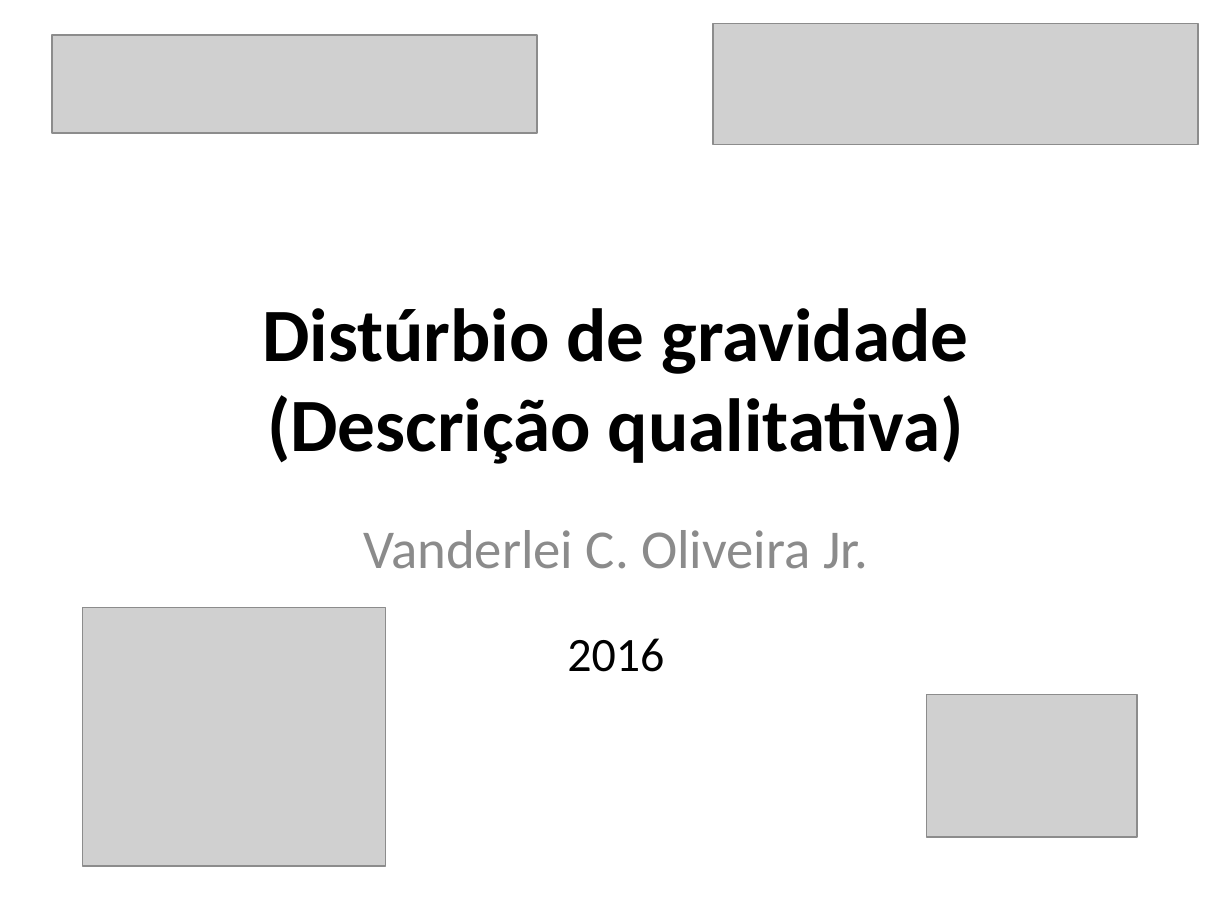
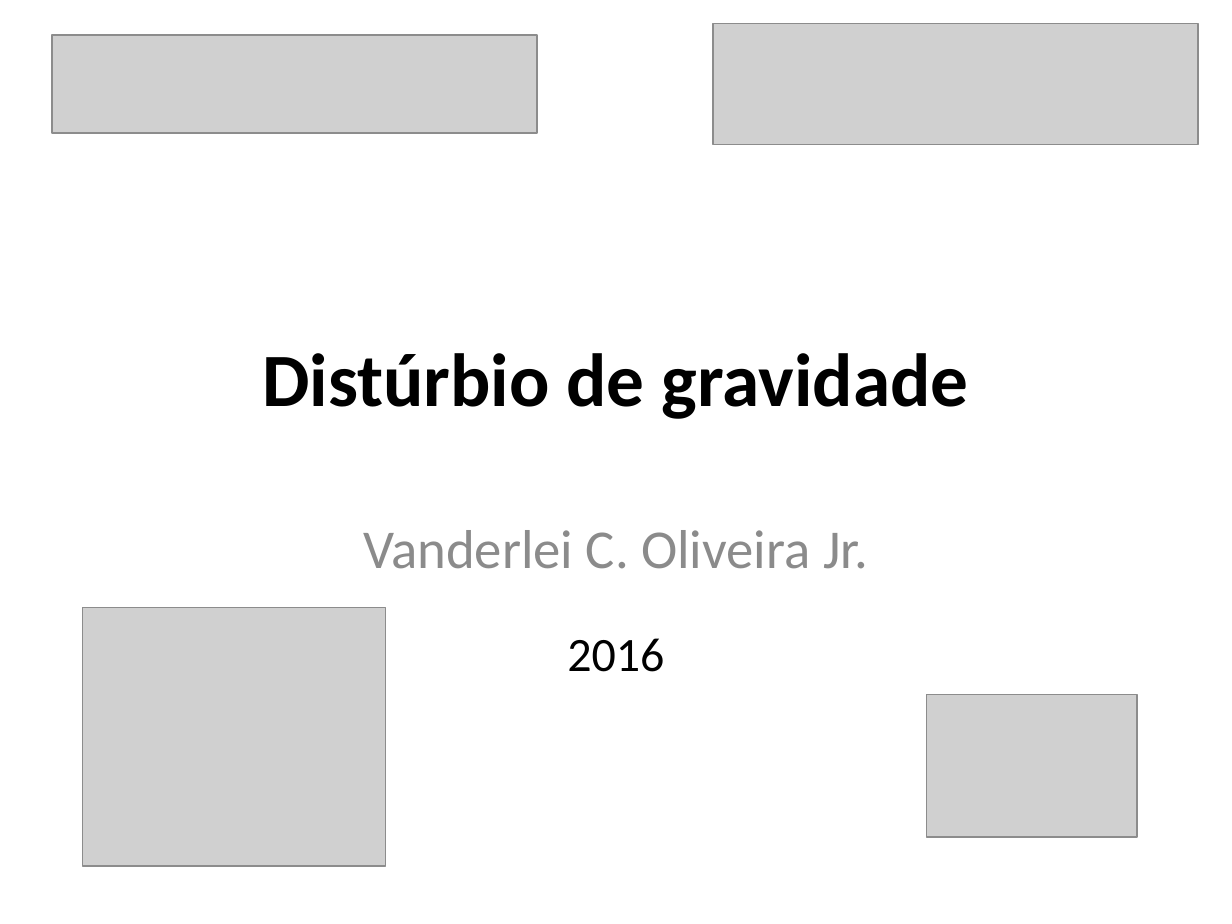
Before and after one commit to pinga-lab/CE-VII-SimBGf-2016, a slide deck: slide 2 of slides/5_disturbio_gravidade.pptx. Drawn at 1232x924 pixels with LibreOffice and Linux fonts; fonts in the diff are those of the drawing; grey boxes stand for pictures. Boxes give left, top, right and bottom in pixels: in the first picture for what was removed or moved away, otherwise in the second. Text is boxed around its words. In the diff, an @@ line names an element or a change of style, - is before the commit and + after.

```diff
--- a/slides/5_disturbio_gravidade.pptx
+++ b/slides/5_disturbio_gravidade.pptx
@@ title at (262,353,969,419): text changed @@
-Distúrbio de gravidade
-(Descrição qualitativa)
+Distúrbio de gravidade
```
Also in this commit, not shown: 3 other slides changed, 25 slides added, 5 slides removed.
